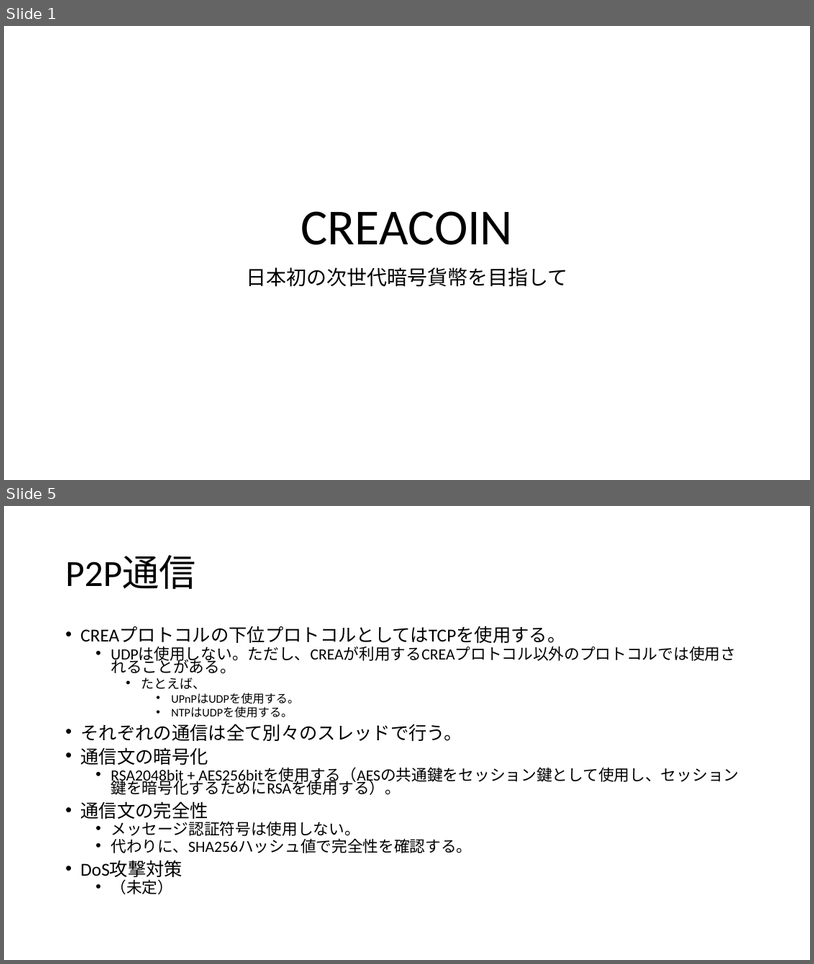
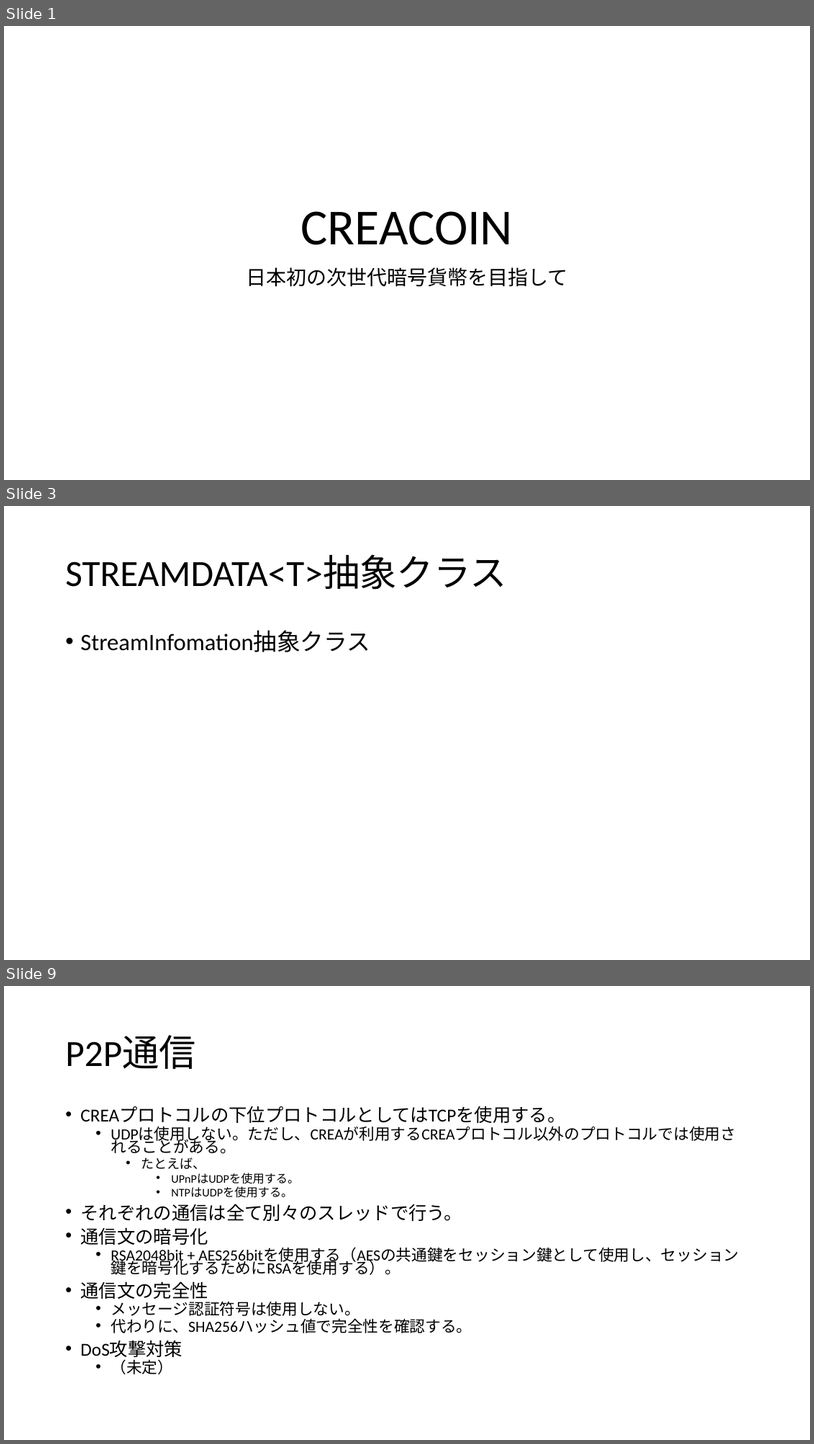
Before and after one commit to pizyumi/CREA, a slide deck: CREA2014/CREACOIN.pptx. Shown one above the other, each under a label of ours: slides 1 and 5 before the commit, slides 1, 3 and 9 after it; the slides between them are not shown. The pictures are 814x964 and 814x1444 pixels, drawn with LibreOffice and Linux fonts; fonts in the diff are those of the drawing. Boxes give left, top, right and bottom in pixels: in the first picture for what was removed or moved away, otherwise in the second. Text is boxed around its words. In the diff, an @@ line names an element or a change of style, - is before the commit and + after.

```diff
--- a/CREA2014/CREACOIN.pptx
+++ b/CREA2014/CREACOIN.pptx
@@ slide 3 added at (4, 506, 810, 960), background #FFFFFF @@
@@ title added at (65, 555, 507, 590), 44 pt, text #000000 @@
+STREAMDATA<T>抽象クラス
@@ text added at (80, 631, 370, 652), 28 pt, text #000000 @@
+• StreamInfomation抽象クラス
@@ what was slide 5 is now slide 9 @@
```
Also in this commit, not shown: 3 slides changed, 3 other slides added, 3 other files.
